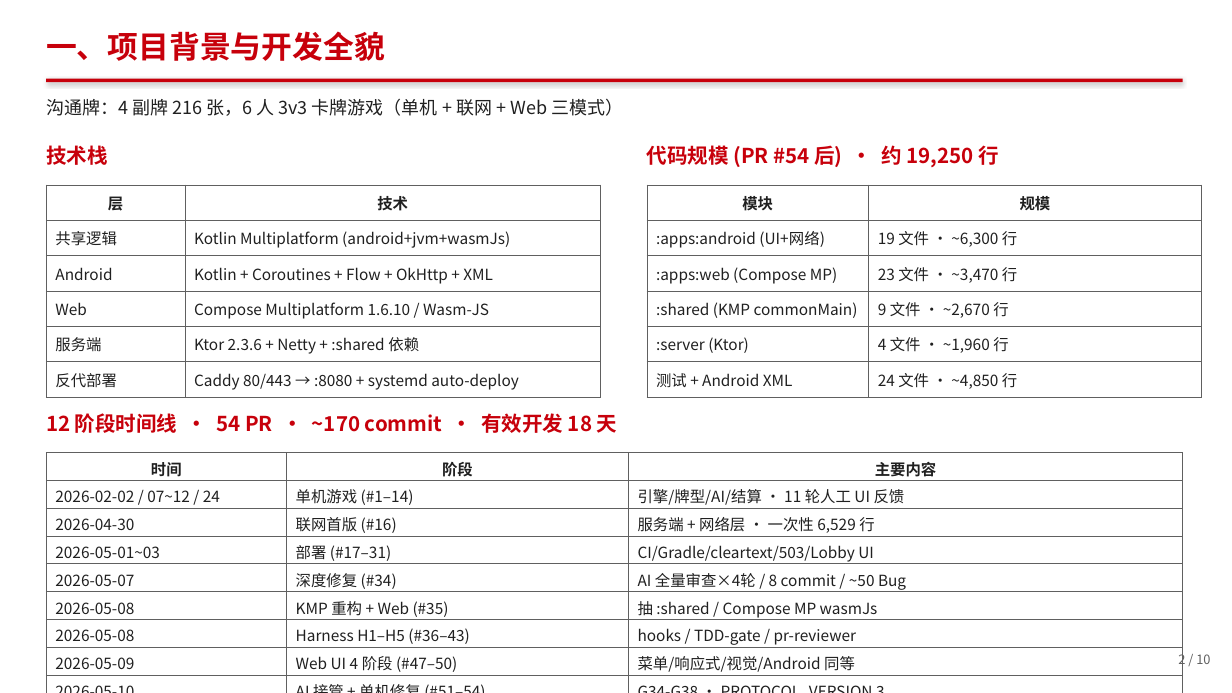
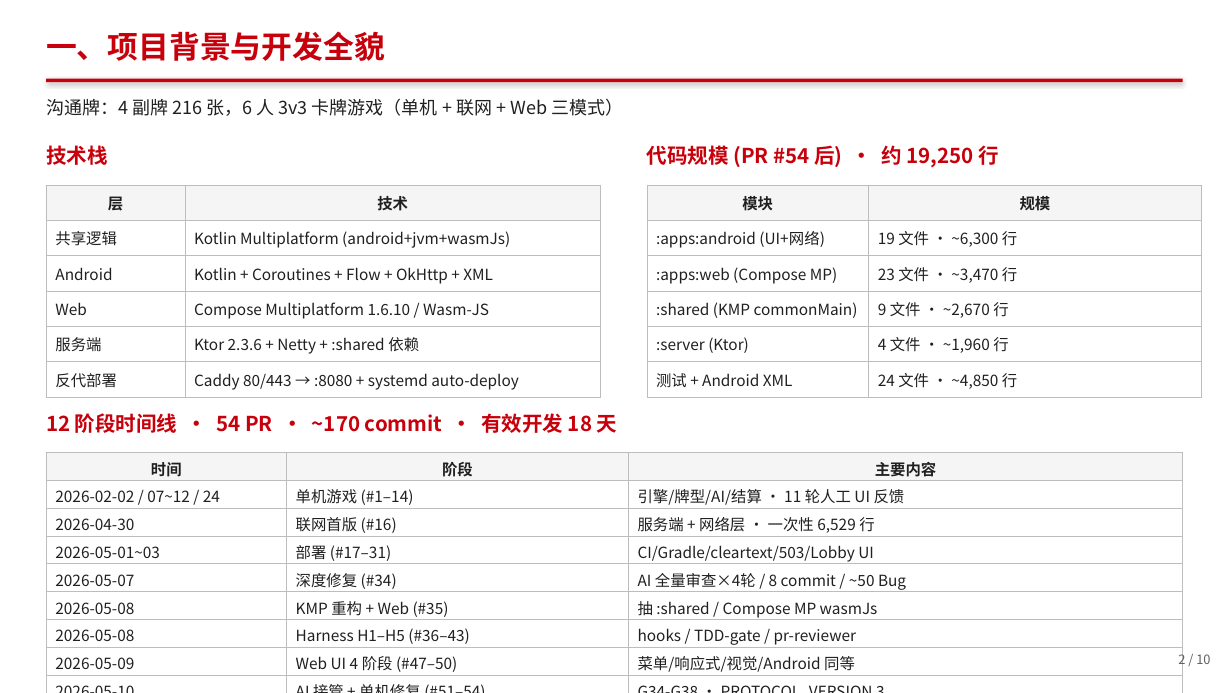
Before and after one commit to berming/AndroidAPP, a slide deck: slide 2 of docs/dev_summary.pptx. Drawn at 1232x693 pixels with LibreOffice and Linux fonts; fonts in the diff are those of the drawing. Boxes give left, top, right and bottom in pixels: in the first picture for what was removed or moved away, otherwise in the second. Text is boxed around its words. In the diff, an @@ line names an element or a change of style, - is before the commit and + after.

```diff
--- a/docs/dev_summary.pptx
+++ b/docs/dev_summary.pptx
@@ table at (46, 185, 601, 397) @@
@@ fill #FFFFFF to #F5F5F5 in row 1 @@
@@ borders changed @@
@@ table at (647, 185, 1202, 397) @@
@@ fill #FFFFFF to #F5F5F5 in row 1 @@
@@ borders changed @@
@@ table at (46, 453, 1183, 676) @@
@@ fill #FFFFFF to #F5F5F5 in row 1 @@
@@ borders changed @@
```
Also in this commit, not shown: 8 other slides changed, 1 other file.
